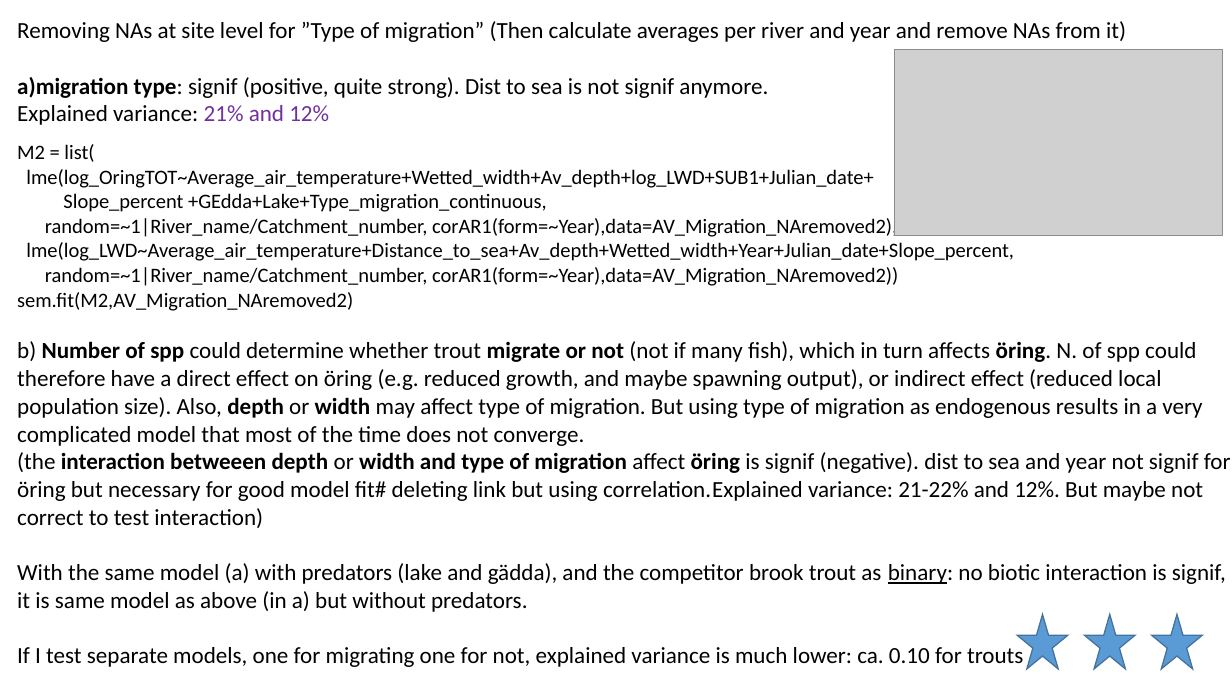
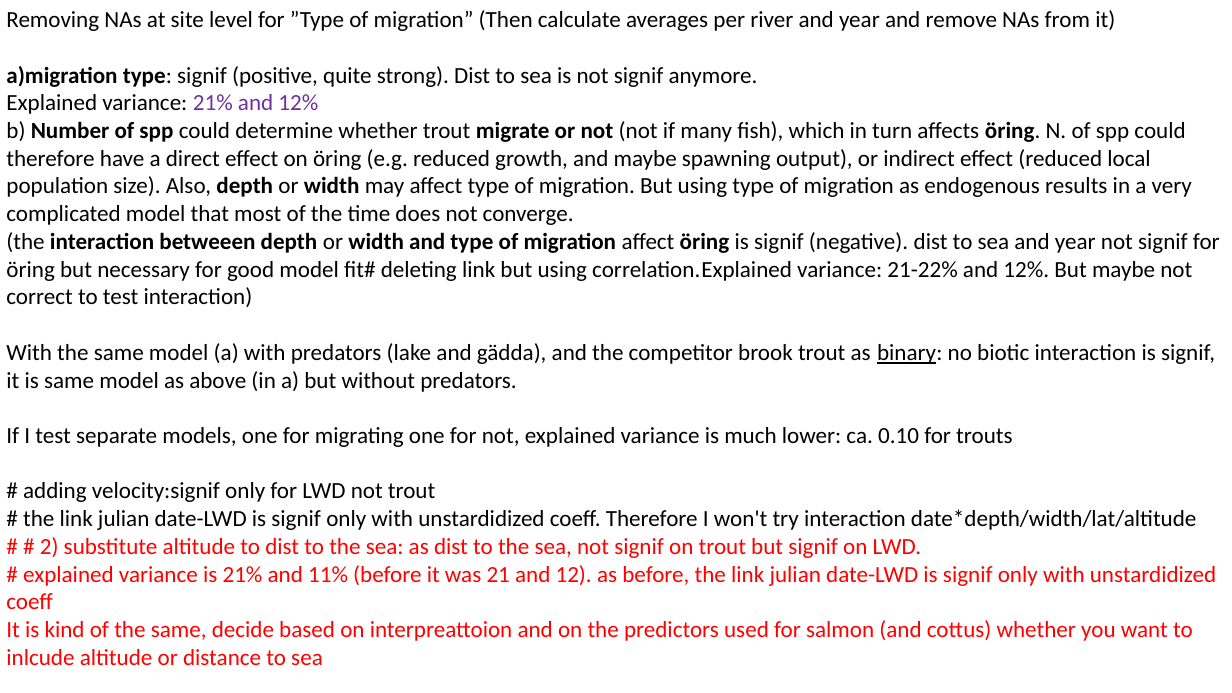
Before and after one commit to SerenaDonadi/Dod-ved, a slide deck: slide 18 of Electrofish data/LWD_analyses.pptx (slide 17 before the commit). Drawn at 1232x693 pixels with LibreOffice and Linux fonts; fonts in the diff are those of the drawing; grey boxes stand for pictures. Boxes give left, top, right and bottom in pixels: in the first picture for what was removed or moved away, otherwise in the second. Text is boxed around its words. In the diff, an @@ line names an element or a change of style, - is before the commit and + after.

Commit message:
cottus. and solving interaction julian date*altitude

```diff
--- a/Electrofish data/LWD_analyses.pptx
+++ b/Electrofish data/LWD_analyses.pptx
@@ text "Removing NAs at site level ...": place and size @@
-text "Removing NAs at site level ..." at (17,21,1231,667)
+text "Removing NAs at site level ..." at (6,10,1220,665)
@@ picture removed at (895,49,1224,236) @@
@@ text at (17,144,1014,311): paragraphs removed @@
-M2 = list(
-lme(log_OringTOT~Average_air_temperature+Wetted_width+Av_depth+log_LWD+SUB1+Julian_date+
-Slope_percent +GEdda+Lake+Type_migration_continuous,
-random=~1|River_name/Catchment_number, corAR1(form=~Year),data=AV_Migration_NAremoved2),
-lme(log_LWD~Average_air_temperature+Distance_to_sea+Av_depth+Wetted_width+Year+Julian_date+Slope_percent,
-random=~1|River_name/Catchment_number, corAR1(form=~Year),data=AV_Migration_NAremoved2))
-sem.fit(M2,AV_Migration_NAremoved2)
@@ text at (6,482,1216,665): paragraphs added @@
+# adding velocity:signif only for LWD not trout
+# the link julian date-LWD is signif only with unstardidized coeff. Therefore I won't try interaction date*depth/width/lat/altitude
+# # 2) substitute altitude to dist to the sea: as dist to the sea, not signif on trout but signif on LWD.
+# explained variance is 21% and 11% (before it was 21 and 12). as before, the link julian date-LWD is signif only with unstardidized coeff
+It is kind of the same, decide based on interpreattoion and on the predictors used for salmon (and cottus) whether you want to inlcude altitude or distance to sea
@@ star removed at (1018,615,1068,669) @@
@@ star removed at (1085,615,1136,669) @@
@@ star removed at (1152,615,1202,669) @@
```
Also in this commit, not shown: 7 other slides changed, 4 slides added, 1 other file.
